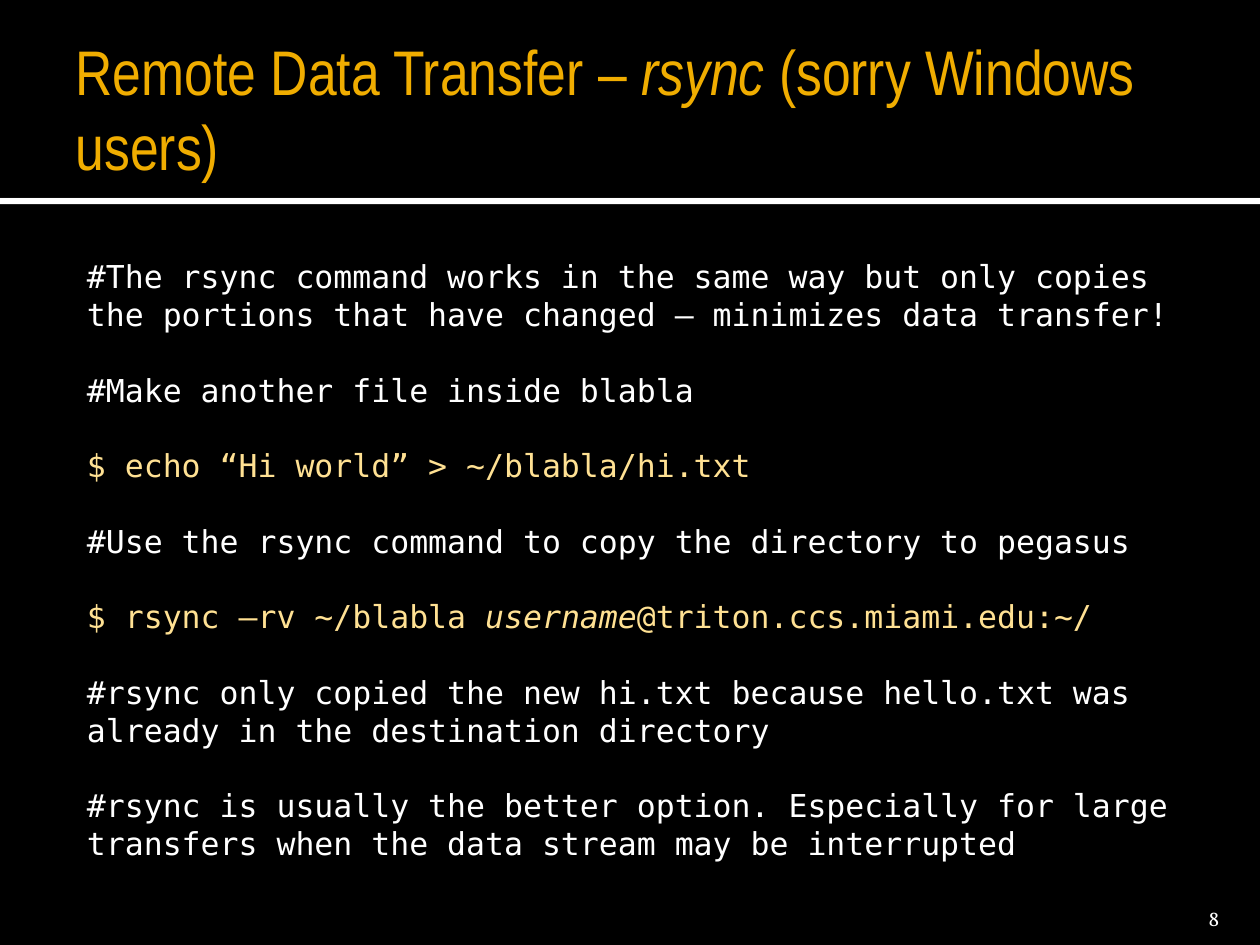
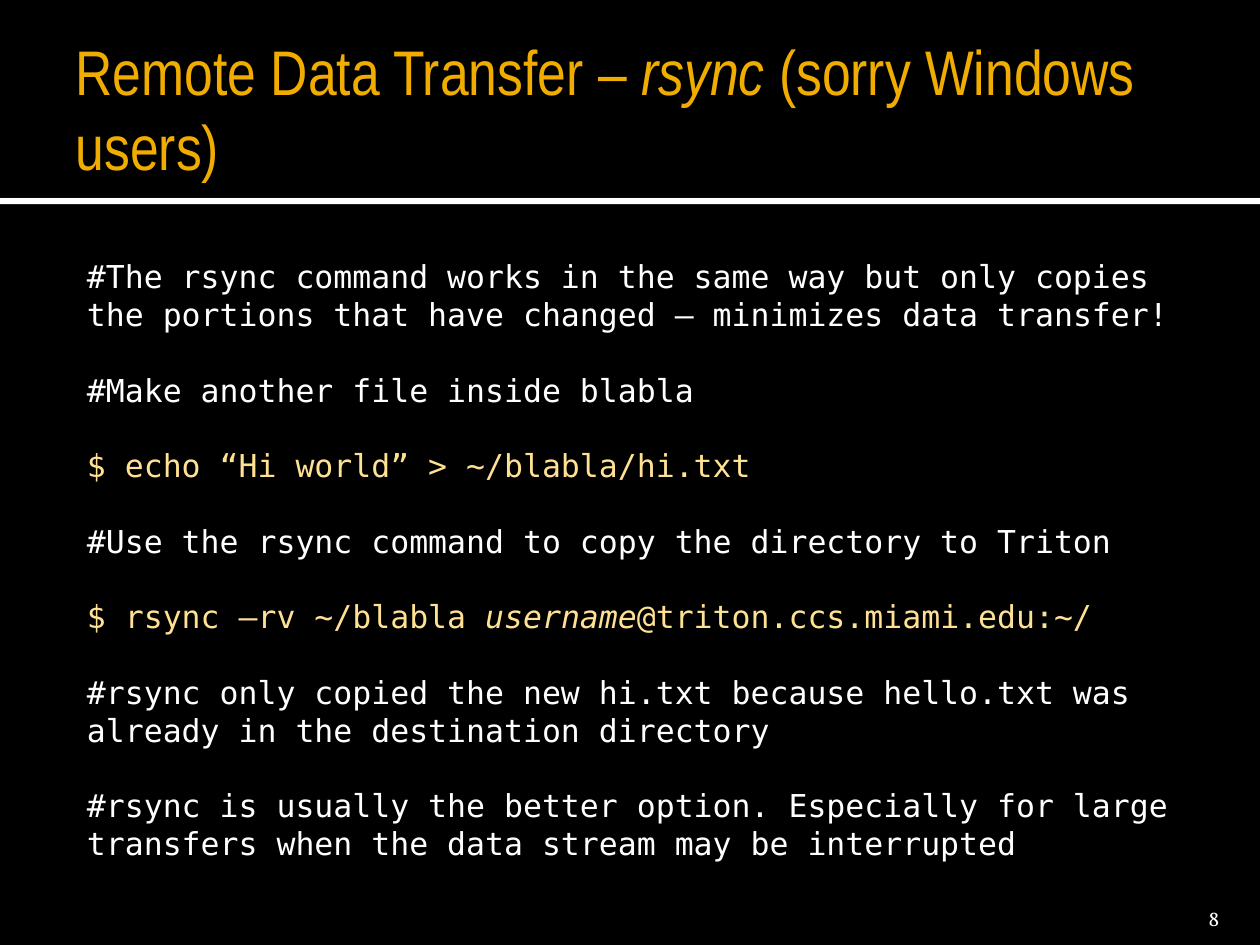
Before and after one commit to maehrlich1/Funhe_Gen, a slide deck: slide 8 of PC/Triton_intro.pptx. Drawn at 1260x945 pixels with LibreOffice and Linux fonts; fonts in the diff are those of the drawing. Boxes give left, top, right and bottom in pixels: in the first picture for what was removed or moved away, otherwise in the second. Text is boxed around its words. In the diff, an @@ line names an element or a change of style, - is before the commit and + after.

Commit message:
Change to Triton intro lecture.

```diff
--- a/PC/Triton_intro.pptx
+++ b/PC/Triton_intro.pptx
@@ text at box(87, 529, 1111, 560): text changed @@
-#Use the rsync command to copy the directory to pegasus
+#Use the rsync command to copy the directory to Triton
```
Also in this commit, not shown: 4 other slides changed, 1 slide added.
